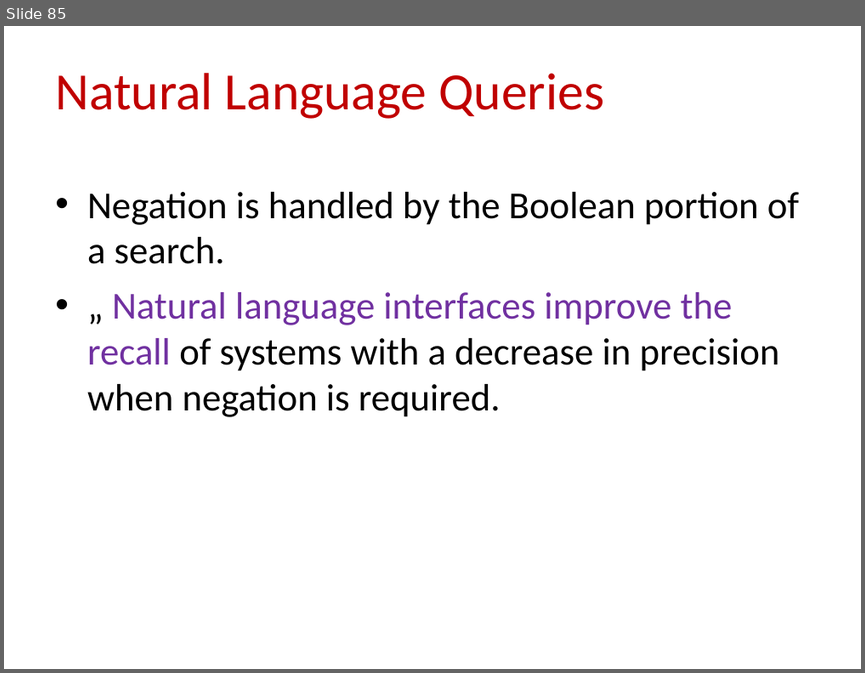
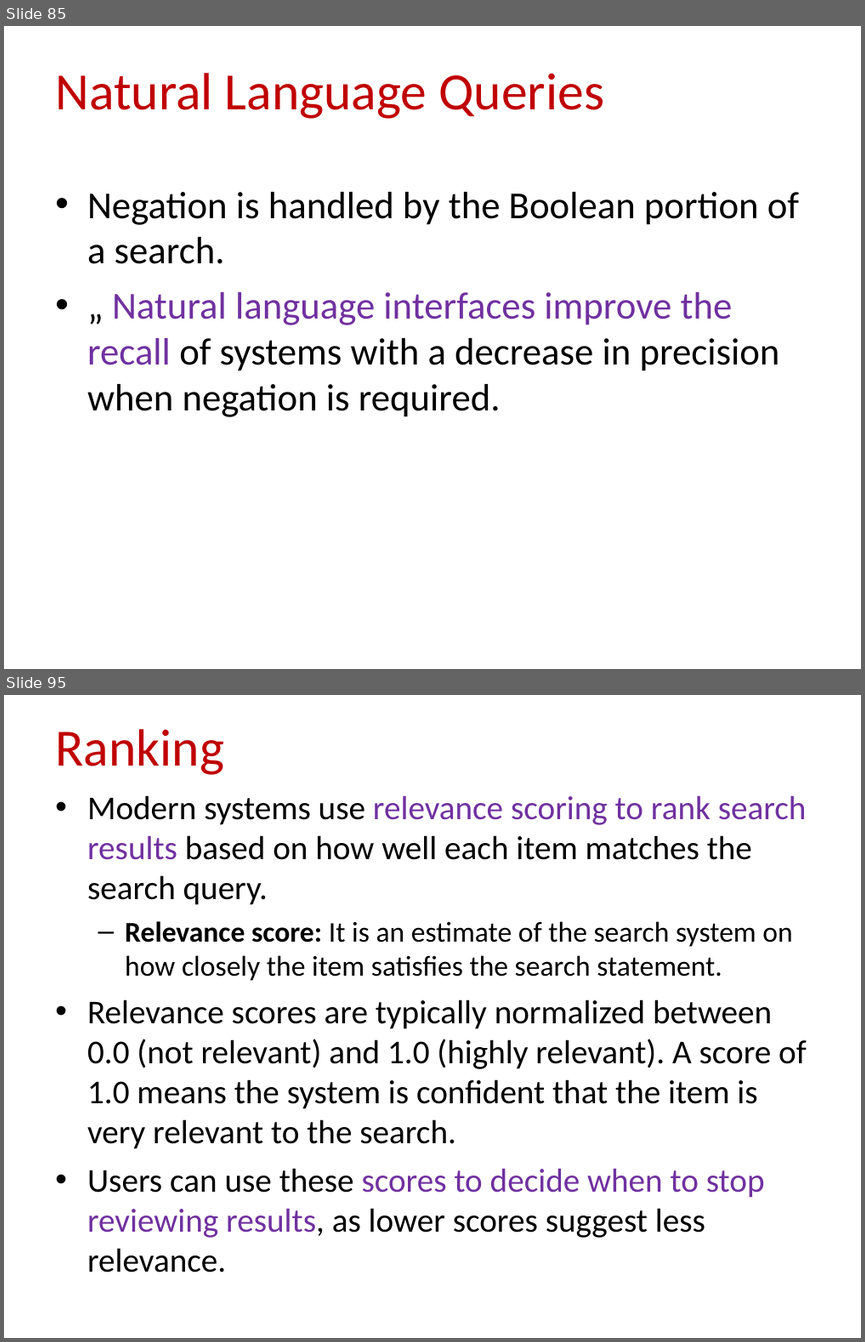
Before and after one commit to CSE-2026/4th-year-sem-1, a slide deck: IRS/UNIT I - IRS.ppt. Shown one above the other, each under a label of ours: slide 85 before the commit, slides 85 and 95 after it; the slides between them are not shown. The pictures are 865x673 and 865x1342 pixels, drawn with LibreOffice and Linux fonts; fonts in the diff are those of the drawing. Boxes give left, top, right and bottom in pixels: in the first picture for what was removed or moved away, otherwise in the second. Text is boxed around its words. In the diff, an @@ line names an element or a change of style, - is before the commit and + after.

```diff
--- a/IRS/UNIT I - IRS.ppt
+++ b/IRS/UNIT I - IRS.ppt
@@ slide 95 added at (4, 695, 861, 1338), background #FFFFFF @@
@@ title added at (55, 729, 224, 775), 44 pt, text #C00000 @@
+Ranking
@@ text added at (87, 795, 806, 1272), 28 pt, text #000000 @@
+• Modern systems use relevance scoring to rank search results based on how well each item matches the search query.
+  – Relevance score: It is an estimate of the search system on how closely the item satisfies the search statement.
+• Relevance scores are typically normalized between 0.0 (not relevant) and 1.0 (highly relevant). A score of 1.0 means the system is confident that the item is very relevant to the search.
+• Users can use these scores to decide when to stop reviewing results, as lower scores suggest less relevance.
```
Also in this commit, not shown: 30 other slides added, 3 other files.
